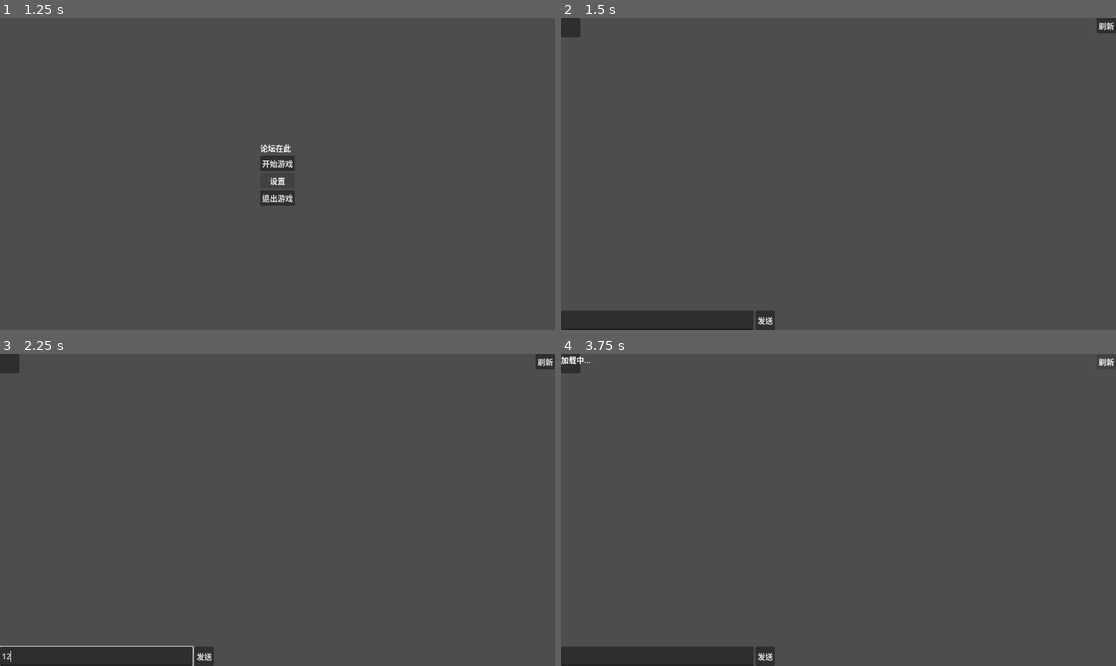
Above: before the commit, frames 1-4 (two rows, left to right).
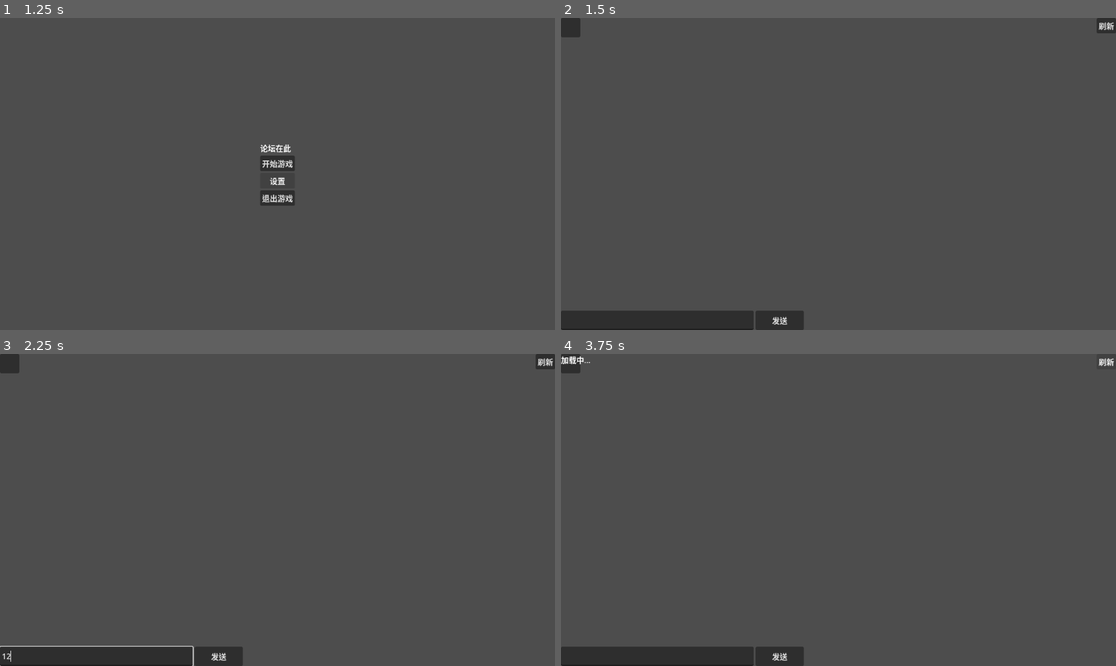
Above: after the commit, the same moments.

Repository: Kuroba-HUANG/lilith-gamejam-2026
Game: Godot game, scene res://start_menu.tscn
Same seed, same stepped clock (60 frames per second), same inputs: the game is played once before the commit and once after it.
Inputs (mouse positions are in pixels of both pictures, inside the frame that each line leads up to):
- Up to frame 1 (1.25 s): click "设置" at 0.5 s
- Up to frame 2 (1.5 s): click "开始游戏" at 1.25 s
- Up to frame 3 (2.25 s): click (94, 656) at 2.02 s; type "12" at 2.1 s
- Up to frame 4 (3.75 s): click "发送" at 2.75 s; click "刷新" at 3.5 s

Frame 1 is identical in both runs. In frame 2, 0.4% of the frame differs, in the area x 35-44%, y 93-100%; in frame 3, 0.4%; in frame 4, 0.4%.

Commit message:
论坛场景改造前的临时存档

Diff:
--- a/forum/PostManager.gd
+++ b/forum/PostManager.gd
@@ -1,11 +1,82 @@
 extends Node
 
+# 帖子数组
+var posts = []
 
-# Called when the node enters the scene tree for the first time.
-func _ready() -> void:
-	pass # Replace with function body.
+signal post_added(post)
+signal posts_cleared()
 
+func _ready():
+	# 尝试加载之前的帖子
+	load_posts()
 
-# Called every frame. 'delta' is the elapsed time since the previous frame.
-func _process(delta: float) -> void:
-	pass
+# 添加帖子
+func add_post(author, content, is_npc = false, post_type = "normal"):
+	var post = {
+		"author": author,
+		"content": content,
+		"time": Time.get_time_string_from_system(),
+		"is_npc": is_npc,
+		"type": post_type,
+		"timestamp": Time.get_unix_time_from_system()  # 用于排序
+	}
+	posts.append(post)
+	post_added.emit(post)
+
+	# 自动保存
+	save_posts()
+
+	return post
+
+# 获取最近 N 条帖子
+func get_recent_posts(count = 20):
+	var start = max(0, posts.size() - count)
+	return posts.slice(start)
+
+# 获取所有帖子
+func get_all_posts():
+	return posts
+
+# 获取帖子数量
+func get_post_count():
+	return posts.size()
+
+# 清空所有帖子
+func clear_posts():
+	posts.clear()
+	posts_cleared.emit()
+	save_posts()
+
+# 检查是否包含关键词
+func has_keyword(keyword):
+	for post in posts:
+		if keyword in post["content"]:
+			return true
+	return false
+
+# 获取特定作者的帖子
+func get_posts_by_author(author):
+	var result = []
+	for post in posts:
+		if post["author"] == author:
+			result.append(post)
+	return result
+
+# 保存到本地
+func save_posts():
+	var file = FileAccess.open("user://posts.save", FileAccess.WRITE)
+	if file:
+		file.store_var(posts)
+		file.close()
+		print("已保存 ", posts.size(), " 条帖子")
+
+# 从本地加载
+func load_posts():
+	if FileAccess.file_exists("user://posts.save"):
+		var file = FileAccess.open("user://posts.save", FileAccess.READ)
+		if file:
+			posts = file.get_var()
+			file.close()
+			print("已加载 ", posts.size(), " 条帖子")
+			return true
+	return false
--- /dev/null
+++ b/forum/desktop.gd
@@ -0,0 +1,445 @@
+extends Control
+
+# ============================================
+# 节点引用（区分大小写）
+# ============================================
+@onready var time_label: Label = $Taskbar/Tray/TimeLabel
+@onready var volume_button: Button = $Taskbar/Tray/VolumeButton
+@onready var shutdown_button: Button = $Taskbar/ShutdownButton
+@onready var start_button: Button = $Taskbar/StartButton
+
+# 图标按钮
+@onready var browser_icon: Button = $IconsContainer/IconBrowser
+@onready var icon_docs: Button = $IconsContainer/IconDocs
+@onready var icon_media: Button = $IconsContainer/IconMedia
+@onready var icon_files: Button = $IconsContainer/IconFiles
+
+# 弹窗容器
+@onready var popup_container: Control = $PopupContainer
+
+# 背景
+@onready var background: ColorRect = $Background
+
+# ============================================
+# 常量 - 场景路径
+# ============================================
+const FORUM_SCENE = "res://main.tscn"        # 论坛主场景
+const POST_SCENE = "res://post.tscn"         # 帖子场景（如果需要）
+
+# ============================================
+# 全局变量
+# ============================================
+# 在变量定义区域添加（放在 current_volume 变量附近）
+var current_popup: Panel = null  # 当前打开的弹窗
+
+var current_volume: int = 50:
+	set(value):
+		current_volume = clamp(value, 0, 100)
+		_update_volume_display()
+
+# ============================================
+# 初始化
+# ============================================
+func _ready():
+
+	# 初始化音量
+	current_volume = 50
+
+	# 更新时间显示
+	_update_time()
+	var timer = Timer.new()
+	timer.wait_time = 1.0
+	timer.timeout.connect(_update_time)
+	add_child(timer)
+	timer.start()
+
+	# 连接按钮信号
+	shutdown_button.pressed.connect(_on_shutdown_pressed)
+	volume_button.pressed.connect(_on_volume_pressed)
+	start_button.pressed.connect(_on_start_pressed)
+
+	# 连接图标信号
+	browser_icon.pressed.connect(_on_browser_pressed)
+	icon_docs.pressed.connect(_on_icon_pressed.bind("我的文档"))
+	icon_media.pressed.connect(_on_icon_pressed.bind("媒体播放器"))
+	icon_files.pressed.connect(_on_icon_pressed.bind("文件管理器"))
+
+	# 可选：设置图标悬停效果
+	_setup_hover_effects()
+
+# ============================================
+# 悬停效果设置
+# ============================================
+func _setup_hover_effects():
+	var icons = [browser_icon, icon_docs, icon_media, icon_files]
+	for icon in icons:
+		icon.mouse_entered.connect(_on_icon_mouse_entered.bind(icon))
+		icon.mouse_exited.connect(_on_icon_mouse_exited.bind(icon))
+
+func _on_icon_mouse_entered(icon: Button):
+	var tween = create_tween()
+	tween.tween_property(icon, "scale", Vector2(1.05, 1.05), 0.1)
+
+func _on_icon_mouse_exited(icon: Button):
+	var tween = create_tween()
+	tween.tween_property(icon, "scale", Vector2(1.0, 1.0), 0.1)
+
+# ============================================
+# 更新时间显示
+# ============================================
+func _update_time():
+	var time = Time.get_time_dict_from_system()
+	time_label.text = "%02d:%02d" % [time.hour, time.minute]
+
+# ============================================
+# 音量显示更新
+# ============================================
+func _update_volume_display():
+	var icon = ""
+	if current_volume == 0:
+		icon = "🔇"
+	elif current_volume < 30:
+		icon = "🔈"
+	elif current_volume < 70:
+		icon = "🔉"
+	else:
+		icon = "🔊"
+	volume_button.text = "%s %d%%" % [icon, current_volume]
+
+# ============================================
+# 音量按钮 - 弹出横向滑块弹窗
+# ============================================
+func _on_volume_pressed():
+	_show_volume_popup()
+
+func _show_volume_popup():
+	# 如果已经有弹窗，先关闭它
+	if current_popup != null and is_instance_valid(current_popup):
+		current_popup.queue_free()
+		current_popup = null
+
+	# 获取音量按钮的位置
+	var btn_pos = volume_button.global_position
+	var btn_size = volume_button.size
+
+	# 创建弹窗
+	var popup = Panel.new()
+	popup.size = Vector2(70, 200)
+	popup.name = "VolumePopup"
+	popup.z_index = 100
+
+	# 计算位置：在音量按钮正上方居中
+	popup.position = Vector2(
+		btn_pos.x + (btn_size.x / 2) - (popup.size.x / 2),
+		btn_pos.y - popup.size.y - 5
+	)
+
+	# 如果超出顶部，就放到下方
+	if popup.position.y < 0:
+		popup.position.y = btn_pos.y + btn_size.y + 5
+
+	# 样式
+	var style = StyleBoxFlat.new()
+	style.bg_color = Color(0.925, 0.91, 0.847)
+	style.border_width_left = 2
+	style.border_width_right = 2
+	style.border_width_top = 2
+	style.border_width_bottom = 2
+	style.border_color = Color(0.039, 0.184, 0.353)
+	popup.add_theme_stylebox_override("panel", style)
+
+	# 内容布局
+	var vbox = VBoxContainer.new()
+	vbox.anchor_right = 1.0
+	vbox.anchor_bottom = 1.0
+	vbox.add_theme_constant_override("margin_left", 10)
+	vbox.add_theme_constant_override("margin_right", 10)
+	vbox.add_theme_constant_override("margin_top", 10)
+	vbox.add_theme_constant_override("margin_bottom", 10)
+	vbox.add_theme_constant_override("separation", 8)
+	popup.add_child(vbox)
+
+	# 图标
+	var icon = Label.new()
+	icon.text = "🔊"
+	icon.horizontal_alignment = HORIZONTAL_ALIGNMENT_CENTER
+	vbox.add_child(icon)
+
+	# 竖向滑块
+	var slider = VSlider.new()
+	slider.min_value = 0
+	slider.max_value = 100
+	slider.value = current_volume
+	slider.custom_minimum_size = Vector2(30, 100)
+	slider.size_flags_vertical = Control.SIZE_EXPAND
+	vbox.add_child(slider)
+
+	# 数值
+	var value_label = Label.new()
+	value_label.text = "%d%%" % current_volume
+	value_label.horizontal_alignment = HORIZONTAL_ALIGNMENT_CENTER
+	vbox.add_child(value_label)
+
+	# 确定按钮
+	var ok_btn = Button.new()
+	ok_btn.text = "确定"
+	ok_btn.custom_minimum_size = Vector2(50, 24)
+	vbox.add_child(ok_btn)
+
+	# 滑块变化
+	slider.value_changed.connect(func(val):
+		value_label.text = "%d%%" % val
+		if val == 0:
+			icon.text = "🔇"
+		elif val < 30:
+			icon.text = "🔈"
+		elif val < 70:
+			icon.text = "🔉"
+		else:
+			icon.text = "🔊"
+	)
+
+	# 确定按钮
+	ok_btn.pressed.connect(func():
+		current_volume = slider.value
+		popup.queue_free()
+		current_popup = null
+	)
+
+	# 弹窗关闭时清空引用
+	popup.tree_exited.connect(func():
+		if current_popup == popup:
+			current_popup = null
+	)
+
+	popup_container.add_child(popup)
+	current_popup = popup
+
+# ============================================
+# 未开放图标点击
+# ============================================
+func _on_icon_pressed(soft_name: String):
+	_show_message_popup("提示", "“%s”\n该功能暂未开放" % soft_name)
+
+func _show_message_popup(title: String, message: String, show_cancel: bool = false, on_confirm: Callable = func(): pass):
+	# 如果已经有弹窗，先关闭它
+	if current_popup != null and is_instance_valid(current_popup):
+		current_popup.queue_free()
+		current_popup = null
+
+	# 根据消息长度动态调整弹窗高度
+	var message_lines = message.count("\n") + 1
+	var dynamic_height = 140 + (message_lines * 20)
+	dynamic_height = clamp(dynamic_height, 160, 280)
+
+	var popup = Panel.new()
+	popup.size = Vector2(340, dynamic_height)
+	popup.position = (get_viewport_rect().size - popup.size) / 2
+	popup.name = "MessagePopup"
+	popup.z_index = 100
+
+	# 设置弹窗样式
+	var style = StyleBoxFlat.new()
+	style.bg_color = Color(0.925, 0.91, 0.847)
+	style.border_width_left = 3
+	style.border_width_right = 3
+	style.border_width_top = 3
+	style.border_width_bottom = 3
+	style.border_color = Color(0.039, 0.184, 0.353)
+	popup.add_theme_stylebox_override("panel", style)
+
+	var vbox = VBoxContainer.new()
+	vbox.anchor_right = 1.0
+	vbox.anchor_bottom = 1.0
+	vbox.add_theme_constant_override("separation", 12)
+	vbox.add_theme_constant_override("margin_left", 16)
+	vbox.add_theme_constant_override("margin_right", 16)
+	vbox.add_theme_constant_override("margin_top", 16)
+	vbox.add_theme_constant_override("margin_bottom", 16)
+	popup.add_child(vbox)
+
+	# 标题
+	var title_label = Label.new()
+	title_label.text = title
+	title_label.add_theme_font_size_override("font_size", 16)
+	title_label.add_theme_color_override("font_color", Color(0.1, 0.23, 0.36))
+	title_label.horizontal_alignment = HORIZONTAL_ALIGNMENT_CENTER
+	vbox.add_child(title_label)
+
+	# 分隔线
+	var separator = HSeparator.new()
+	vbox.add_child(separator)
+
+	# 内容
+	var msg_label = Label.new()
+	msg_label.text = message
+	msg_label.add_theme_font_size_override("font_size", 14)
+	msg_label.autowrap_mode = TextServer.AUTOWRAP_WORD
+	msg_label.horizontal_alignment = HORIZONTAL_ALIGNMENT_CENTER
+	msg_label.vertical_alignment = VERTICAL_ALIGNMENT_CENTER
+	msg_label.size_flags_horizontal = Control.SIZE_EXPAND
+	msg_label.size_flags_vertical = Control.SIZE_EXPAND
+	msg_label.custom_minimum_size = Vector2(280, 0)
+	vbox.add_child(msg_label)
+
+	# 按钮区域
+	var btn_hbox = HBoxContainer.new()
+	btn_hbox.alignment = BoxContainer.ALIGNMENT_CENTER
+	btn_hbox.add_theme_constant_override("separation", 15)
+	vbox.add_child(btn_hbox)
+
+	var confirm_btn = Button.new()
+	confirm_btn.text = "确定"
+	confirm_btn.custom_minimum_size = Vector2(80, 30)
+	btn_hbox.add_child(confirm_btn)
+
+	if show_cancel:
+		var cancel_btn = Button.new()
+		cancel_btn.text = "取消"
+		cancel_btn.custom_minimum_size = Vector2(80, 30)
+		btn_hbox.add_child(cancel_btn)
+		cancel_btn.pressed.connect(func():
+			popup.queue_free()
+			current_popup = null
+		)
+
+	confirm_btn.pressed.connect(func():
+		on_confirm.call()
+		popup.queue_free()
+		current_popup = null
+	)
+
+	# 弹窗关闭时清空引用
+	popup.tree_exited.connect(func():
+		if current_popup == popup:
+			current_popup = null
+	)
+
+	popup_container.add_child(popup)
+	current_popup = popup
+# ============================================
+# 开始按钮（彩蛋）
+# ============================================
+func _on_start_pressed():
+	_show_message_popup("提示", "开始菜单(演示版)")
+
+# ============================================
+# 关机按钮
+# ============================================
+func _on_shutdown_pressed():
+	_show_message_popup("⚠️ 关机", "确定要关闭电脑并退出游戏吗？\n数据不会保存", true, func():
+		get_tree().quit()
+	)
+
+# ============================================
+# 浏览器按钮 - 弹出网址输入窗口
+# ============================================
+const CORRECT_URL = "论坛网址"
+
+func _on_browser_pressed():
+	_show_url_input_popup()
+
+func _show_url_input_popup():
+	# 如果已经有弹窗，先关闭它
+	if current_popup != null and is_instance_valid(current_popup):
+		current_popup.queue_free()
+		current_popup = null
+
+	var popup = Panel.new()
+	popup.size = Vector2(400, 240)
+	popup.position = (get_viewport_rect().size - popup.size) / 2
+	popup.name = "UrlInputPopup"
+	popup.z_index = 100
+
+	# 设置弹窗样式
+	var style = StyleBoxFlat.new()
+	style.bg_color = Color(0.925, 0.91, 0.847)
+	style.border_width_left = 3
+	style.border_width_right = 3
+	style.border_width_top = 3
+	style.border_width_bottom = 3
+	style.border_color = Color(0.039, 0.184, 0.353)
+	popup.add_theme_stylebox_override("panel", style)
+
+	var vbox = VBoxContainer.new()
+	vbox.anchor_right = 1.0
+	vbox.anchor_bottom = 1.0
+	vbox.add_theme_constant_override("separation", 12)
+	vbox.add_theme_constant_override("margin_left", 16)
+	vbox.add_theme_constant_override("margin_right", 16)
+	vbox.add_theme_constant_override("margin_top", 16)
+	vbox.add_theme_constant_override("margin_bottom", 16)
+	popup.add_child(vbox)
+
+	# 标题
+	var title = Label.new()
+	title.text = "🌐 请输入网址"
+	title.add_theme_font_size_override("font_size", 16)
+	title.add_theme_color_override("font_color", Color(0.1, 0.23, 0.36))
+	title.horizontal_alignment = HORIZONTAL_ALIGNMENT_CENTER
+	vbox.add_child(title)
+
+	# 分隔线
+	var separator = HSeparator.new()
+	vbox.add_child(separator)
+
+	# 输入框
+	var line_edit = LineEdit.new()
+	line_edit.placeholder_text = "请输入设定字符..."
+	line_edit.size_flags_horizontal = Control.SIZE_EXPAND
+	vbox.add_child(line_edit)
+
+	# 提示文字
+	var hint = Label.new()
+	hint.text = "💡 提示：请输入 \"%s\" 来打开论坛" % CORRECT_URL
+	hint.add_theme_font_size_override("font_size", 11)
+	hint.add_theme_color_override("font_color", Color(0.4, 0.4, 0.4))
+	hint.autowrap_mode = TextServer.AUTOWRAP_WORD
+	vbox.add_child(hint)
+
+	# 按钮区域
+	var btn_hbox = HBoxContainer.new()
+	btn_hbox.alignment = BoxContainer.ALIGNMENT_END
+	btn_hbox.add_theme_constant_override("separation", 10)
+	vbox.add_child(btn_hbox)
+
+	var cancel_btn = Button.new()
+	cancel_btn.text = "取消"
+	cancel_btn.custom_minimum_size = Vector2(80, 30)
+	btn_hbox.add_child(cancel_btn)
+
+	var confirm_btn = Button.new()
+	confirm_btn.text = "前往"
+	confirm_btn.custom_minimum_size = Vector2(80, 30)
+	btn_hbox.add_child(confirm_btn)
+
+	# 取消按钮
+	cancel_btn.pressed.connect(func():
+		popup.queue_free()
+		current_popup = null
+	)
+
+	# 确认按钮
+	confirm_btn.pressed.connect(func():
+		var input = line_edit.text.strip_edges()
+		if input == CORRECT_URL:
+			popup.queue_free()
+			current_popup = null
+			get_tree().change_scene_to_file(FORUM_SCENE)
+		else:
+			_show_message_popup("❌ 网址错误", "请输入正确的设定字符：\"%s\"\n\n当前输入：\"%s\"" % [CORRECT_URL, input])
+			line_edit.clear()
+			line_edit.grab_focus()
+	)
+
+	# 回车键提交
+	line_edit.text_submitted.connect(func(_text): confirm_btn.emit_signal("pressed"))
+
+	# 弹窗关闭时清空引用
+	popup.tree_exited.connect(func():
+		if current_popup == popup:
+			current_popup = null
+	)
+
+	popup_container.add_child(popup)
+	current_popup = popup
--- /dev/null
+++ b/forum/desktop.tscn
@@ -0,0 +1,94 @@
+[gd_scene format=3 uid="uid://b4e3ktcgmkqxb"]
+
+[ext_resource type="Script" uid="uid://cs1bxb70yav33" path="res://desktop.gd" id="1_my12u"]
+
+[node name="Desktop" type="Control" unique_id=692678504]
+layout_mode = 3
+anchors_preset = 15
+anchor_right = 1.0
+anchor_bottom = 1.0
+grow_horizontal = 2
+grow_vertical = 2
+script = ExtResource("1_my12u")
+
+[node name="Background" type="ColorRect" parent="." unique_id=321324502]
+layout_mode = 1
+anchors_preset = 15
+anchor_right = 1.0
+anchor_bottom = 1.0
+grow_horizontal = 2
+grow_vertical = 2
+color = Color(0.82606, 0.82606006, 0.82606, 1)
+
+[node name="IconsContainer" type="VBoxContainer" parent="." unique_id=1409714224]
+layout_mode = 0
+offset_left = 30.0
+offset_top = 30.0
+offset_right = 70.0
+offset_bottom = 74.0
+theme_override_constants/separation = 15
+
+[node name="IconDocs" type="Button" parent="IconsContainer" unique_id=1125240563]
+layout_mode = 2
+text = "📁我的文档"
+
+[node name="IconMedia" type="Button" parent="IconsContainer" unique_id=471451040]
+layout_mode = 2
+text = "🎵媒体播放器"
+
+[node name="IconBrowser" type="Button" parent="IconsContainer" unique_id=1184272682]
+layout_mode = 2
+text = "🌐浏览器"
+
+[node name="IconFiles" type="Button" parent="IconsContainer" unique_id=1924594200]
+layout_mode = 2
+text = "🗂️文件管理器"
+
+[node name="Taskbar" type="Panel" parent="." unique_id=20200537]
+custom_minimum_size = Vector2(0, 50)
+layout_mode = 1
+anchors_preset = 12
+anchor_top = 1.0
+anchor_right = 1.0
+anchor_bottom = 1.0
+grow_horizontal = 2
+grow_vertical = 0
+
+[node name="ShutdownButton" type="Button" parent="Taskbar" unique_id=392503668]
+layout_mode = 0
+offset_left = 10.0
+offset_right = 50.0
+offset_bottom = 31.0
+text = "⏻关机"
+
+[node name="Tray" type="HBoxContainer" parent="Taskbar" unique_id=670616019]
+layout_mode = 1
+anchors_preset = 3
+anchor_left = 1.0
+anchor_top = 1.0
+anchor_right = 1.0
+anchor_bottom = 1.0
+offset_left = -109.0
+offset_top = -40.0
+grow_horizontal = 0
+grow_vertical = 0
+
+[node name="VolumeButton" type="Button" parent="Taskbar/Tray" unique_id=696498061]
+layout_mode = 2
+text = "🔊50%"
+
+[node name="TimeLabel" type="Label" parent="Taskbar/Tray" unique_id=88740002]
+layout_mode = 2
+text = "12:00"
+
+[node name="StartButton" type="Button" parent="Taskbar" unique_id=755876409]
+layout_mode = 0
+offset_left = 80.0
+offset_right = 120.0
+offset_bottom = 31.0
+text = "开始"
+
+[node name="PopupContainer" type="Control" parent="." unique_id=377789285]
+anchors_preset = 0
+offset_right = 40.0
+offset_bottom = 40.0
--- a/forum/main.tscn
+++ b/forum/main.tscn
@@ -46,7 +46,7 @@
 layout_mode = 2
 
 [node name="Button" type="Button" parent="HBoxContainer" unique_id=1692534251]
-custom_minimum_size = Vector2(0, 40)
+custom_minimum_size = Vector2(100, 40)
 layout_mode = 2
 text = "发送"
 script = ExtResource("1_ig7tw")
--- a/forum/project.godot
+++ b/forum/project.godot
@@ -14,6 +14,7 @@
 run/main_scene="uid://bdp5elhogd0ak"
 config/features=PackedStringArray("4.6", "Forward Plus")
 config/icon="res://icon.svg"
+config/main_scene="uid://bdp5elhogd0ak"
 
 [physics]
 
Not shown, added: forum/desktop.gd.uid
